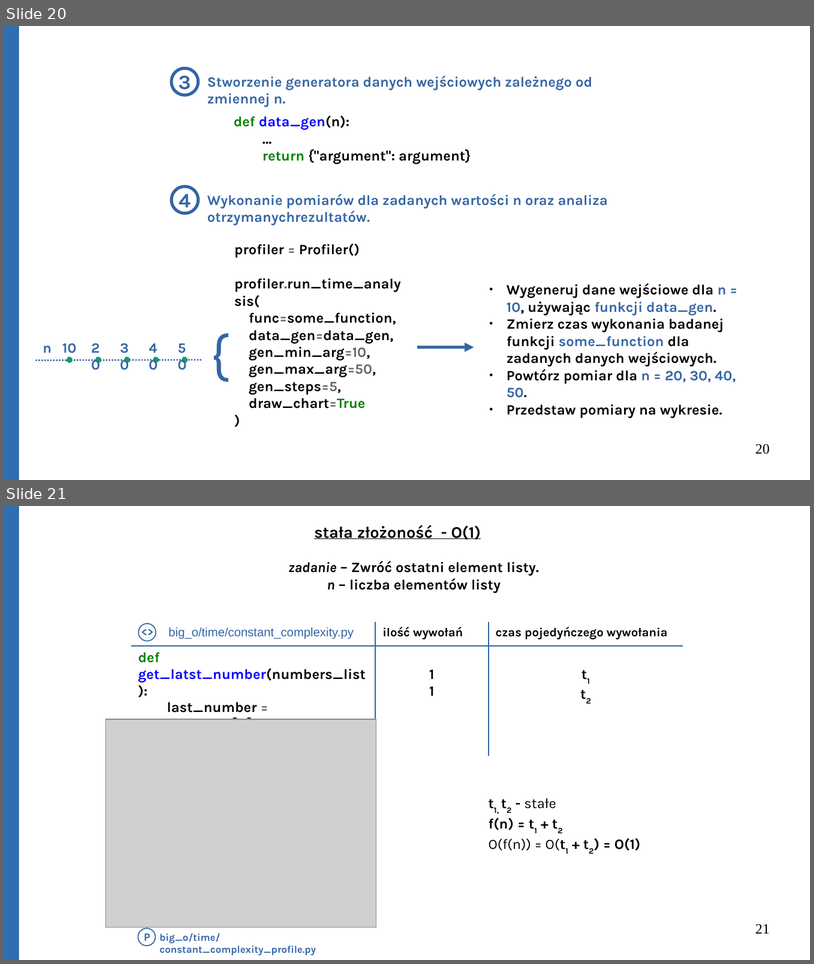
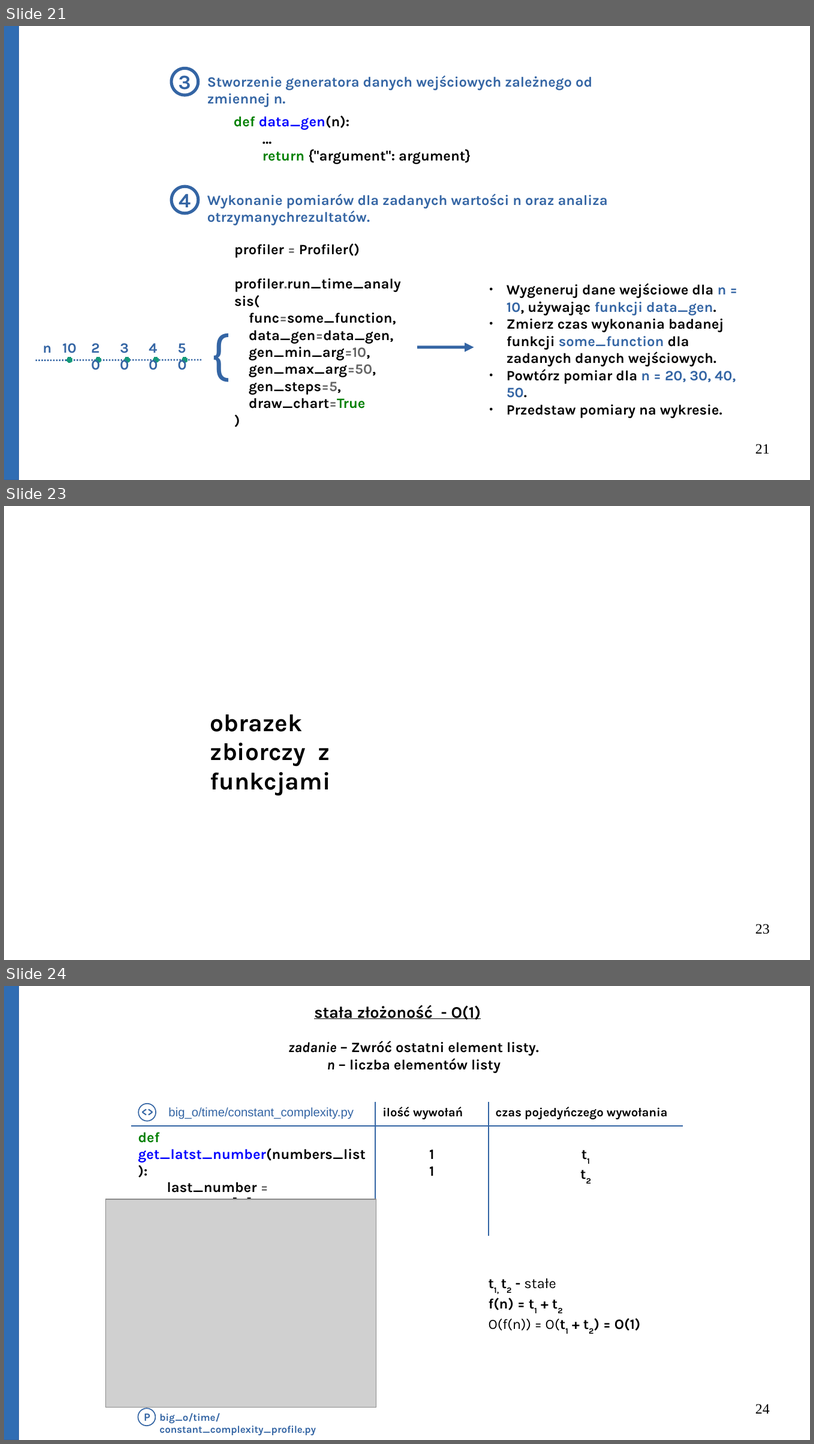
Before and after one commit to Michael-Wisniewski/algorithmic-workshop, a slide deck: gotowa.odp. Shown one above the other, each under a label of ours: slides 20 and 21 before the commit, slides 21, 23 and 24 after it; the slides between them are not shown. The pictures are 814x964 and 814x1444 pixels, drawn with LibreOffice and Linux fonts; fonts in the diff are those of the drawing; grey boxes stand for pictures. Boxes give left, top, right and bottom in pixels: in the first picture for what was removed or moved away, otherwise in the second. Text is boxed around its words. In the diff, an @@ line names an element or a change of style, - is before the commit and + after.

```diff
--- a/gotowa.odp
+++ b/gotowa.odp
@@ slide 23 added at (4,506,810,960), background #FFFFFF @@
@@ text added at (210,714,331,796), 24 pt, text #000000, bold @@
+obrazek zbiorczy z funkcjami
@@ page number added at (756,924,770,934), 14 pt, text #000000 @@
+23
@@ what was slide 20 is now slide 21 @@
@@ page number at (756,444,770,453): text changed @@
-20
+21
@@ what was slide 21 is now slide 24 @@
@@ page number at (756,1404,770,1413): text changed @@
-21
+24
```
Also in this commit, not shown: 3 slides changed, 2 other slides added, 1 other file.
